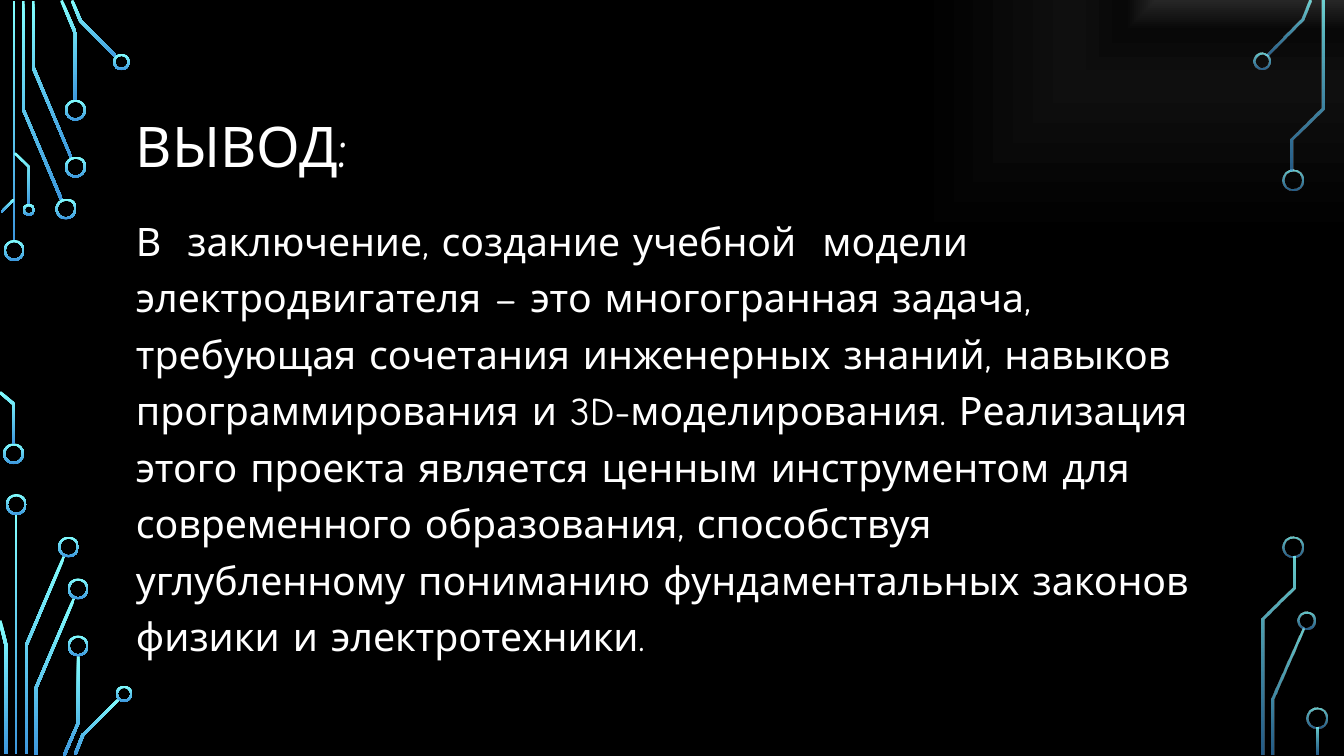
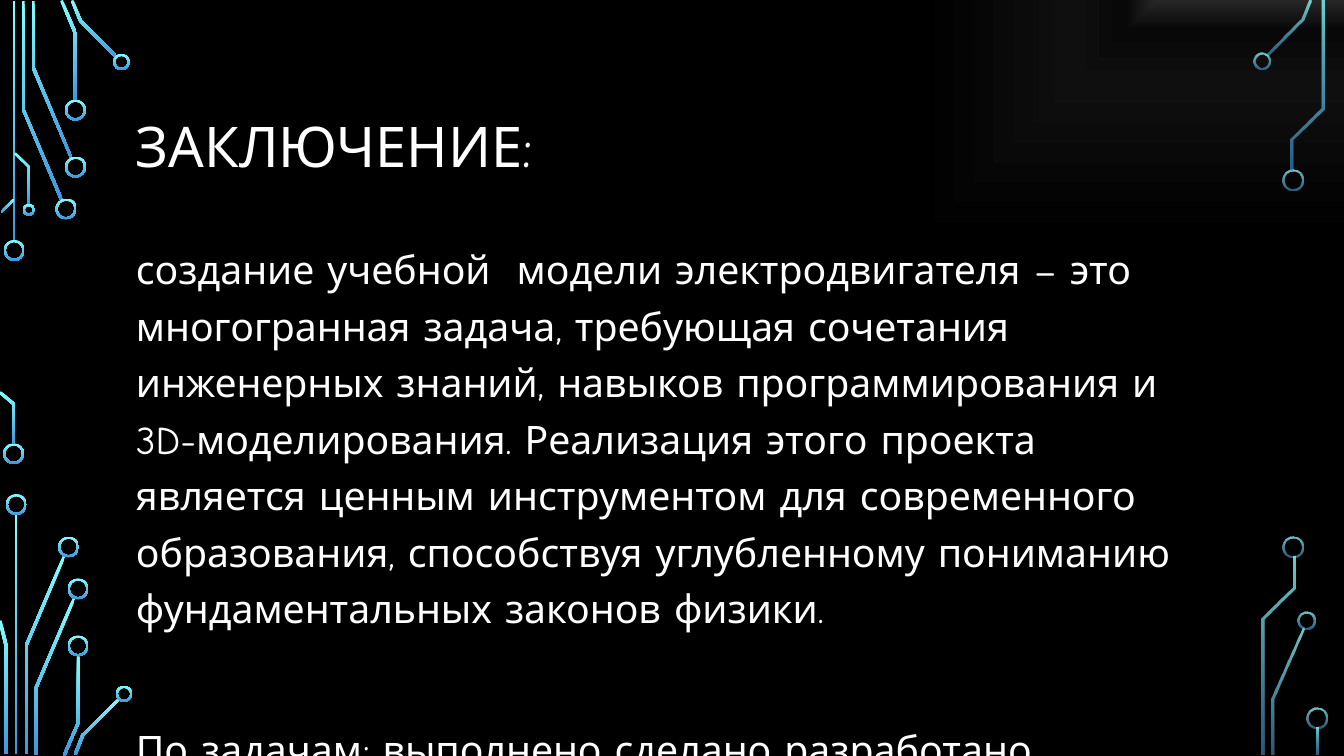
Before and after one commit to Zorkijvolk/electric_motor, a slide deck: slide 8 of docs/ru/Создание виртуальной учебной модели электродвигателя.pptx (slide 5 before the commit). Drawn at 1344x756 pixels with LibreOffice and Linux fonts; fonts in the diff are those of the drawing; background and template pictures are left out. Boxes give left, top, right and bottom in pixels: in the first picture for what was removed or moved away, otherwise in the second. Text is boxed around its words. In the diff, an @@ line names an element or a change of style, - is before the commit and + after.

```diff
--- a/docs/ru/Создание виртуальной учебной модели электродвигателя.pptx
+++ b/docs/ru/Создание виртуальной учебной модели электродвигателя.pptx
@@ title at [136, 126, 522, 168]: text changed @@
-ВЫВОД:
+ЗАКЛЮЧЕНИЕ:
@@ text at [136, 254, 1170, 633]: text changed @@
-В заключение, создание учебной модели электродвигателя – это многогранная задача, требующая сочетания инженерных знаний, навыков программирования и 3D-моделирования. Реализация этого проекта является ценным инструментом для современного образования, способствуя углубленному пониманию фундаментальных законов физики и электротехники.
+создание учебной модели электродвигателя – это многогранная задача, требующая сочетания инженерных знаний, навыков программирования и 3D-моделирования. Реализация этого проекта является ценным инструментом для современного образования, способствуя углубленному пониманию фундаментальных законов физики.
+По задачам: выполнено сделано разработано поставленная цель достигнута…
```
Also in this commit, not shown: 4 other slides changed, 3 slides added, 1 slide removed, 2 other files.
